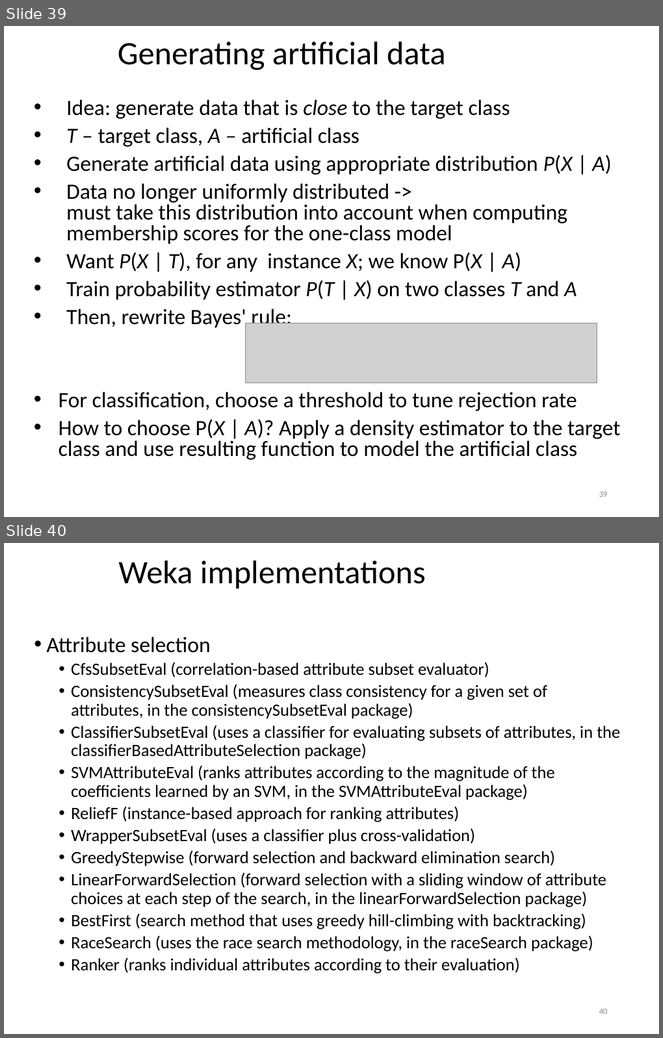
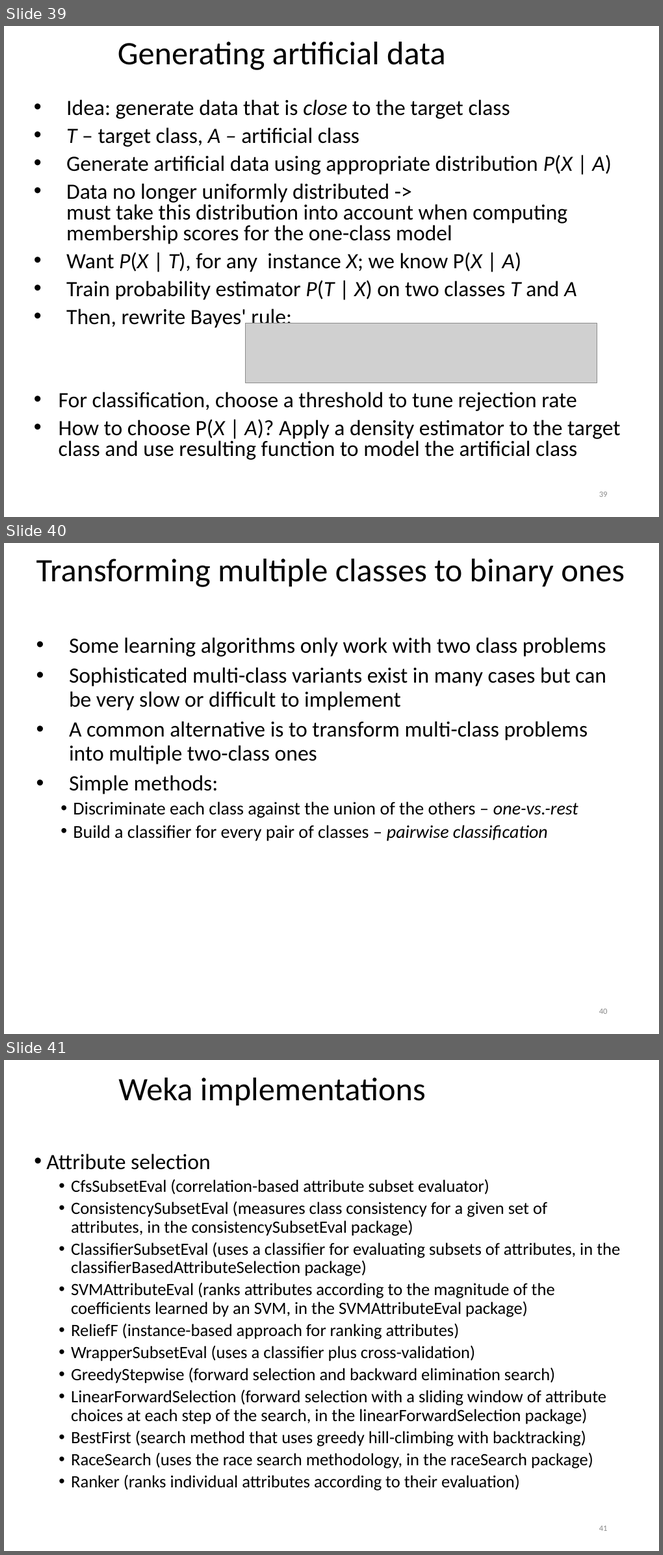
Before and after one commit to khaledmrasheed/khaledmrasheed.github.io, a slide deck: DMcourse/Chapter8.pptx. Shown one above the other, each under a label of ours: slides 39 and 40 before the commit, slides 39, 40 and 41 after it. The pictures are 663x1038 and 663x1555 pixels, drawn with LibreOffice and Linux fonts; fonts in the diff are those of the drawing; grey boxes stand for pictures. Boxes give left, top, right and bottom in pixels: in the first picture for what was removed or moved away, otherwise in the second. Text is boxed around its words. In the diff, an @@ line names an element or a change of style, - is before the commit and + after.

```diff
--- a/DMcourse/Chapter8.pptx
+++ b/DMcourse/Chapter8.pptx
@@ slide 40 added at [4, 543, 659, 1034], background #FFFFFF @@
@@ title added at [36, 559, 625, 587], 36 pt, text #000000 @@
+Transforming multiple classes to binary ones
@@ text added at [69, 637, 607, 841], 24 pt, text #000000 @@
+• Some learning algorithms only work with two class problems
+• Sophisticated multi-class variants exist in many cases but can be very slow or difficult to implement
+• A common alternative is to transform multi-class problems into multiple two-class ones
+• Simple methods:
+  • Discriminate each class against the union of the others – one-vs.-rest
+  • Build a classifier for every pair of classes – pairwise classification
@@ page number added at [599, 1009, 608, 1014], 9 pt, text #8C8C8C @@
+40
@@ what was slide 40 is now slide 41 @@
@@ page number at [599, 1526, 608, 1531]: text changed @@
-40
+41
```
